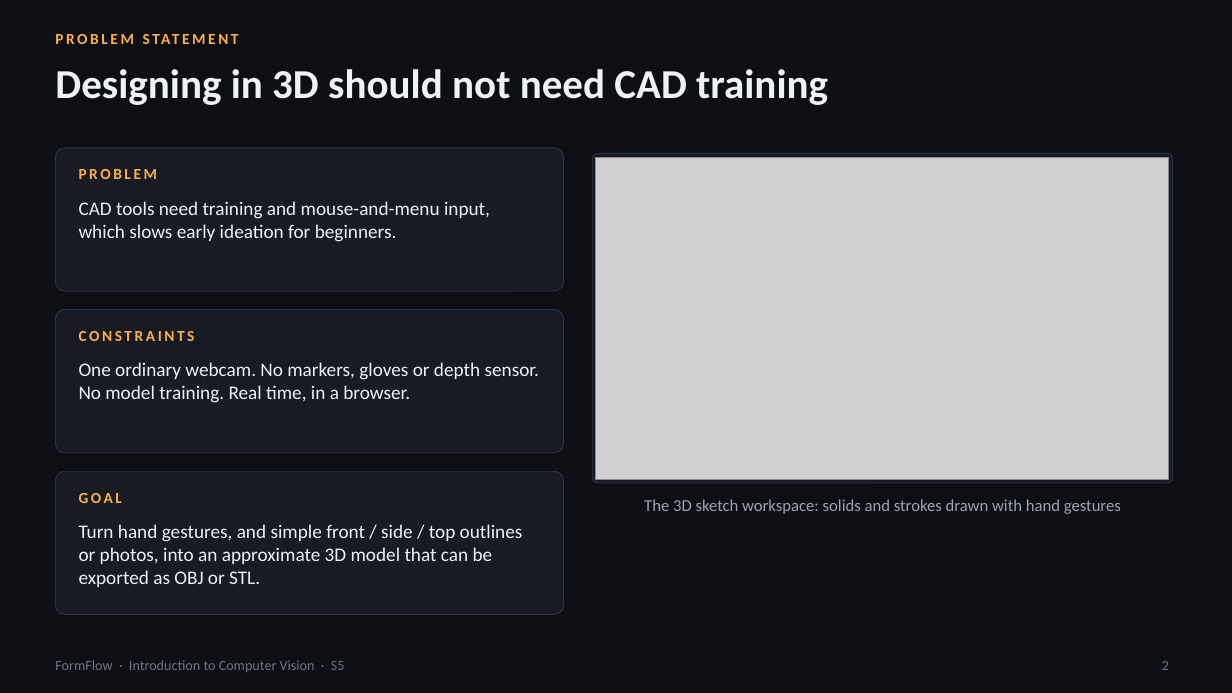
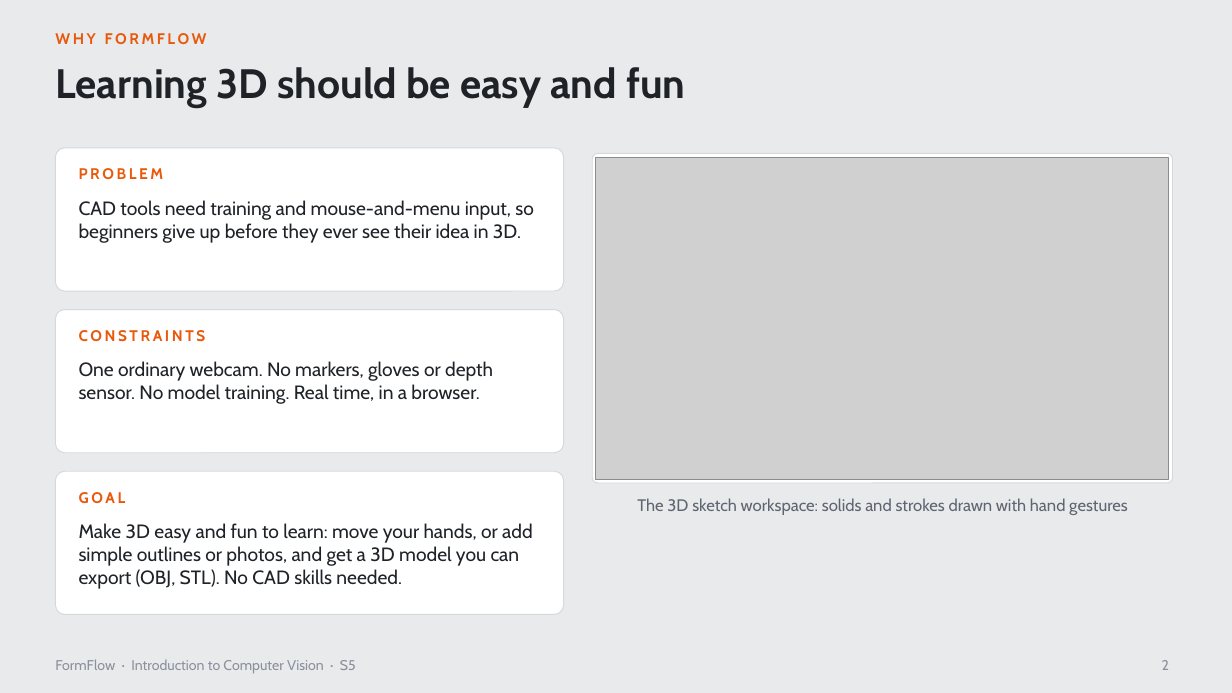
Before and after one commit to saranskumar/formflow-cv, a slide deck: slide 2 of Presentation/FormFlow_Final_Presentation.pptx. Drawn at 1232x693 pixels with LibreOffice and Linux fonts; fonts in the diff are those of the drawing; grey boxes stand for pictures. Boxes give left, top, right and bottom in pixels: in the first picture for what was removed or moved away, otherwise in the second. Text is boxed around its words. In the diff, an @@ line names an element or a change of style, - is before the commit and + after.

```diff
--- a/Presentation/FormFlow_Final_Presentation.pptx
+++ b/Presentation/FormFlow_Final_Presentation.pptx
@@ background #0D0F14 to #E9EAEC @@
@@ text at (55, 33, 207, 44): text changed; font Calibri to Cabin; text colour #FFAF46 to #E8590C @@
-PROBLEM STATEMENT
+WHY FORMFLOW
@@ title at (55, 67, 685, 108): text changed; font Calibri to Cabin; text colour #EEF1F6 to #1F2328 @@
-Designing in 3D should not need CAD training
+Learning 3D should be easy and fun
@@ fill #161B24 to #FFFFFF; outline #2A3344 0.75 pt to #D5D8DD 0.75 pt in 4 elements at (55, 148, 564, 291), (55, 310, 564, 453), (55, 471, 564, 615), (592, 153, 1173, 483) @@
@@ text at (79, 200, 534, 243): text changed; font Calibri to Cabin; text colour #EEF1F6 to #1F2328 @@
-CAD tools need training and mouse-and-menu input, which slows early ideation for beginners.
+CAD tools need training and mouse-and-menu input, so beginners give up before they ever see their idea in 3D.
@@ text "One ordinary webcam. No markers, ..." at (79, 361, 493, 404): font Calibri to Cabin, text colour #EEF1F6 to #1F2328 @@
@@ font Calibri to Cabin, text colour #FFAF46 to #E8590C in 3 elements at (79, 168, 164, 179), (79, 330, 206, 342), (79, 492, 126, 504) @@
@@ text "The 3D sketch workspace: solids ..." at (637, 498, 1128, 515): font Calibri to Cabin, text colour #9AA4B5 to #5F6672 @@
@@ text at (79, 523, 533, 589): text changed; font Calibri to Cabin; text colour #EEF1F6 to #1F2328 @@
-Turn hand gestures, and simple front / side / top outlines or photos, into an approximate 3D model that can be exported as OBJ or STL.
+Make 3D easy and fun to learn: move your hands, or add simple outlines or photos, and get a 3D model you can export (OBJ, STL). No CAD skills needed.
@@ text "FormFlow · Introduction to Computer ..." at (55, 659, 356, 673): font Calibri to Cabin, text colour #6B7588 to #8A919C @@
@@ page number at (1162, 660, 1169, 670): font Calibri to Cabin, text colour #6B7588 to #8A919C @@
```
Also in this commit, not shown: 10 other slides changed, 4 slides added, 12 slides removed, 7 other files.
